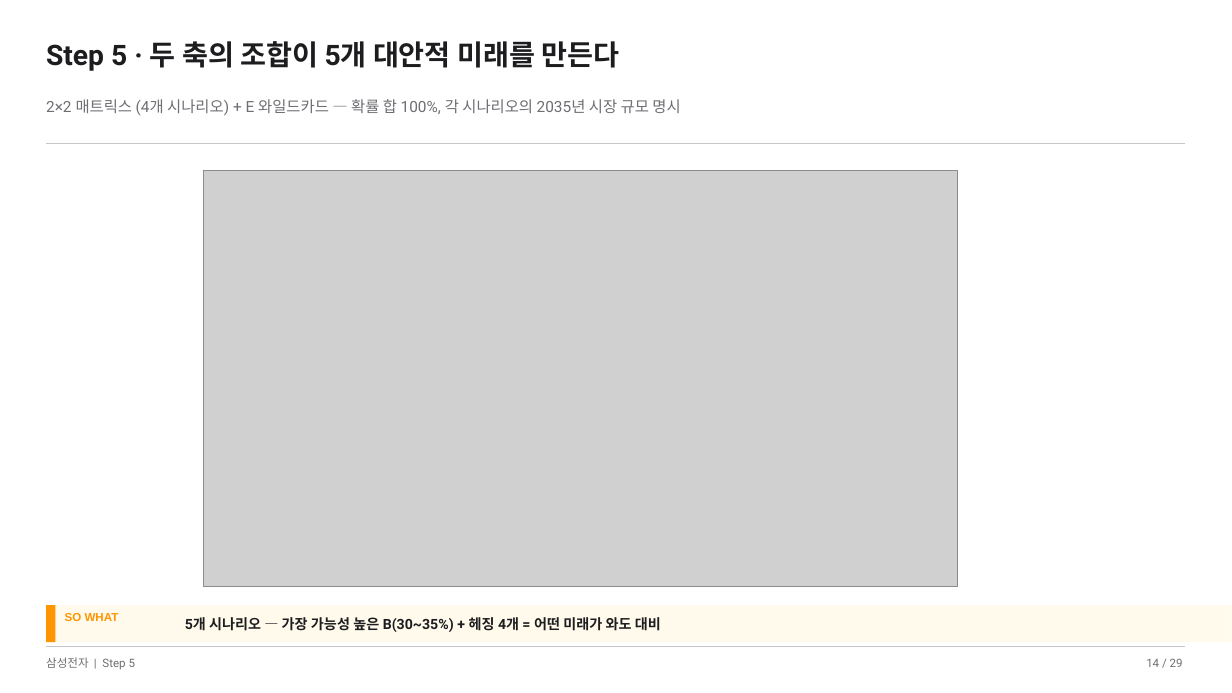
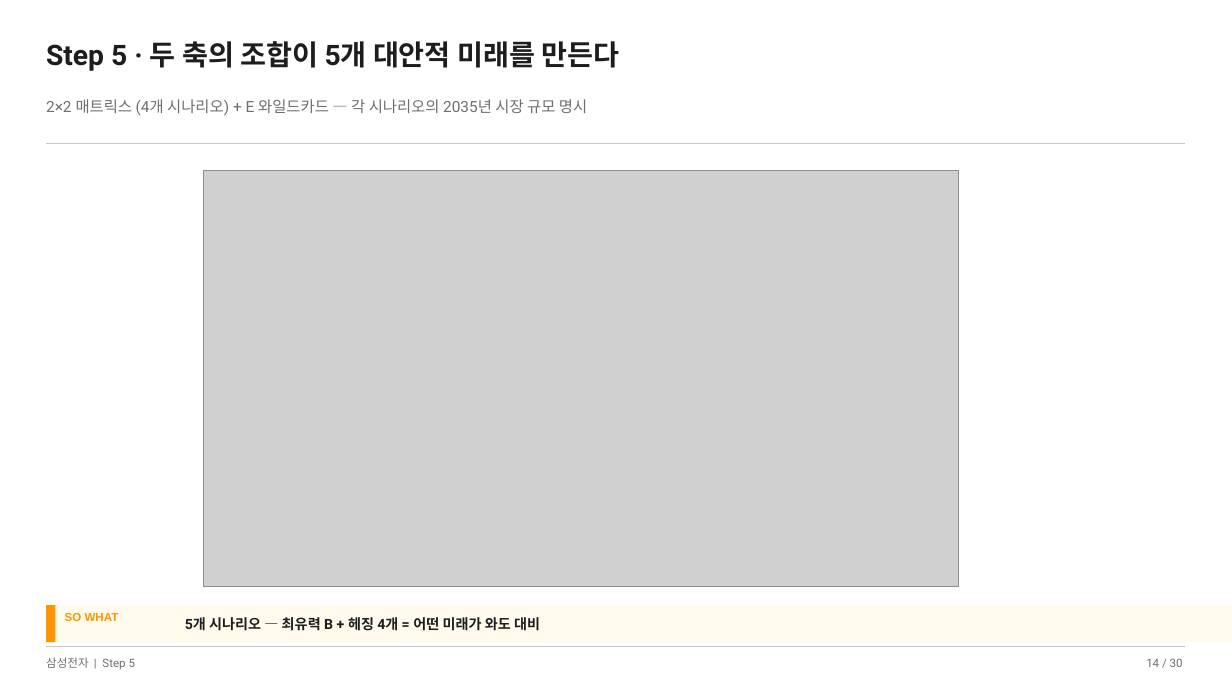
Before and after one commit to k31001/action-learning, a slide deck: slide 14 of outputs/presentation/samsung-memory-scenario-planning-apple-hig.pptx. Drawn at 1232x693 pixels with LibreOffice and Linux fonts; fonts in the diff are those of the drawing; grey boxes stand for pictures. Boxes give left, top, right and bottom in pixels: in the first picture for what was removed or moved away, otherwise in the second. Text is boxed around its words. In the diff, an @@ line names an element or a change of style, - is before the commit and + after.

```diff
--- a/outputs/presentation/samsung-memory-scenario-planning-apple-hig.pptx
+++ b/outputs/presentation/samsung-memory-scenario-planning-apple-hig.pptx
@@ text at (46,99,587,115): text changed @@
-2×2 매트릭스 (4개 시나리오) + E 와일드카드 — 확률 합 100%, 각 시나리오의 2035년 시장 규모 명시
+2×2 매트릭스 (4개 시나리오) + E 와일드카드 — 각 시나리오의 2035년 시장 규모 명시
@@ text at (185,617,540,631): text changed @@
-5개 시나리오 — 가장 가능성 높은 B(30~35%) + 헤징 4개 = 어떤 미래가 와도 대비
+5개 시나리오 — 최유력 B + 헤징 4개 = 어떤 미래가 와도 대비
@@ text at (1146,658,1183,667): text changed @@
-14 / 29
+14 / 30
```
Also in this commit, not shown: 27 other slides changed, 1 slide added, 34 other files.
